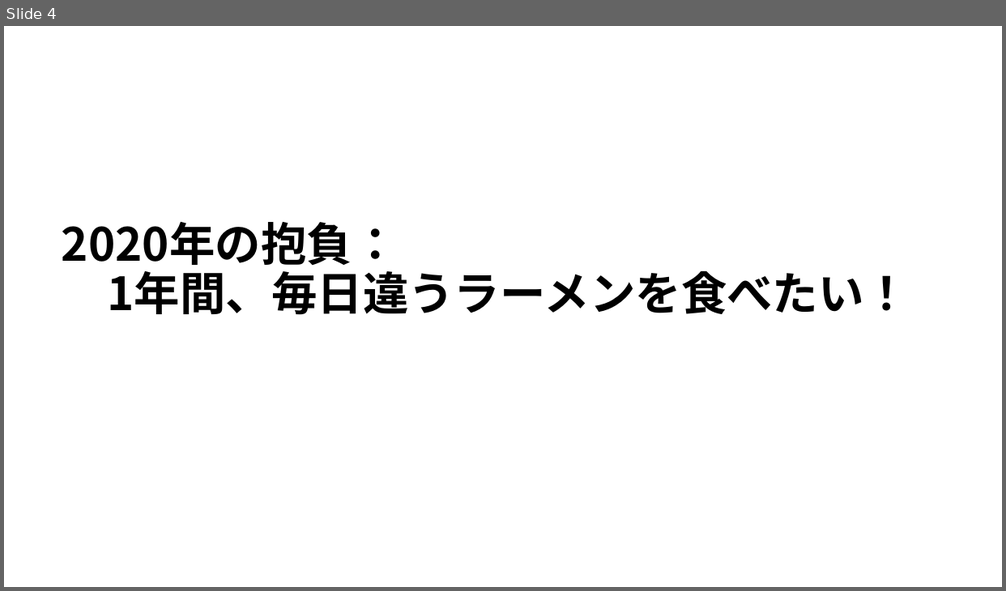
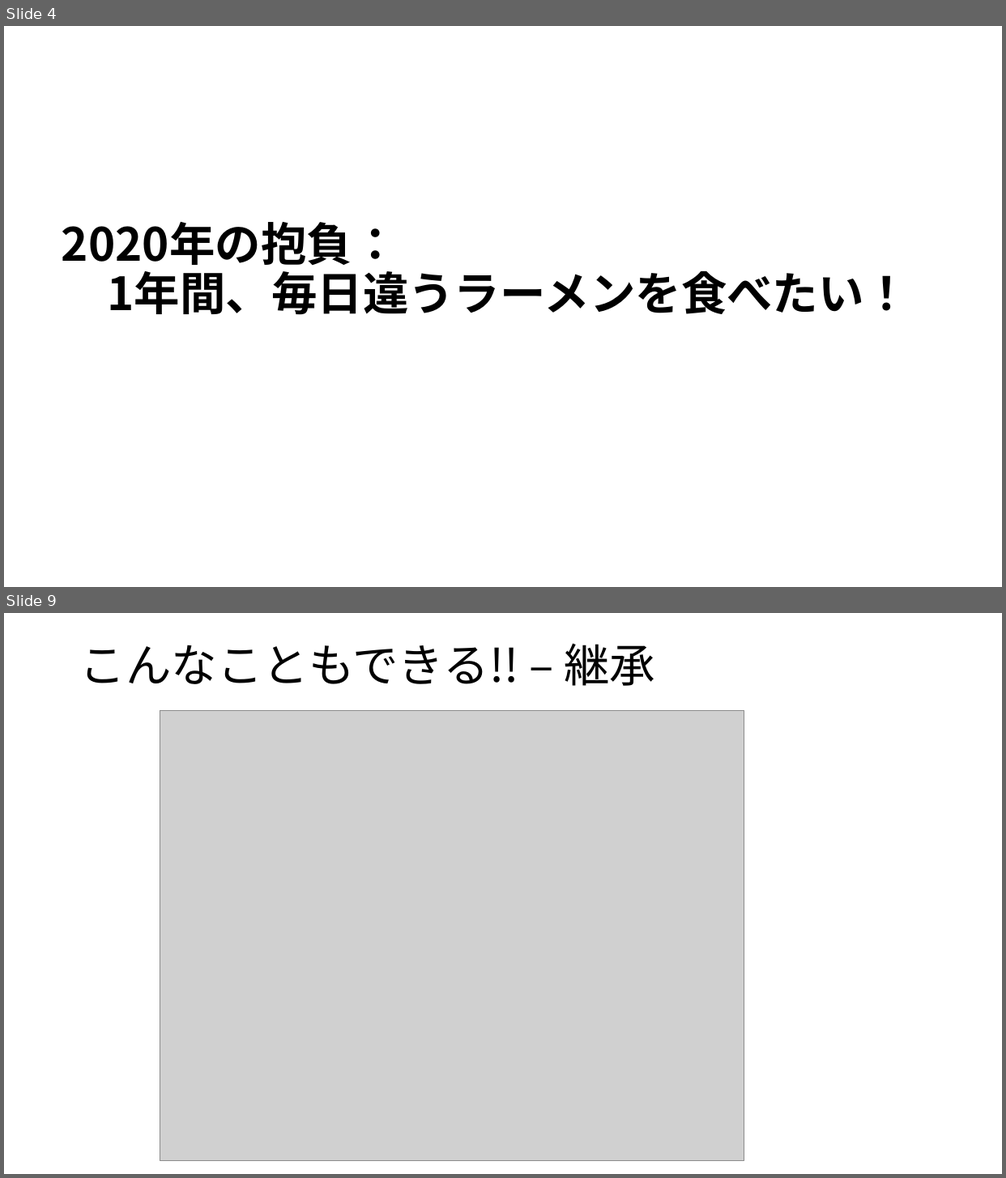
Before and after one commit to harima-molgroup/test, a slide deck: Education/Ramen/docs/オブジェクト指向ハンズオン.pptx. Shown one above the other, each under a label of ours: slide 4 before the commit, slides 4 and 9 after it; the slides between them are not shown. The pictures are 1006x591 and 1006x1178 pixels, drawn with LibreOffice and Linux fonts; fonts in the diff are those of the drawing; grey boxes stand for pictures. Boxes give left, top, right and bottom in pixels: in the first picture for what was removed or moved away, otherwise in the second. Text is boxed around its words. In the diff, an @@ line names an element or a change of style, - is before the commit and + after.

```diff
--- a/Education/Ramen/docs/オブジェクト指向ハンズオン.pptx
+++ b/Education/Ramen/docs/オブジェクト指向ハンズオン.pptx
@@ slide 9 added at [4, 613, 1002, 1174], background #FFFFFF @@
@@ title added at [80, 643, 655, 686], 44 pt, text #000000 @@
+こんなこともできる!! – 継承
@@ picture added at [160, 711, 744, 1161] @@
```
Also in this commit, not shown: 3 slides changed, 4 other slides added, 2 other files.
